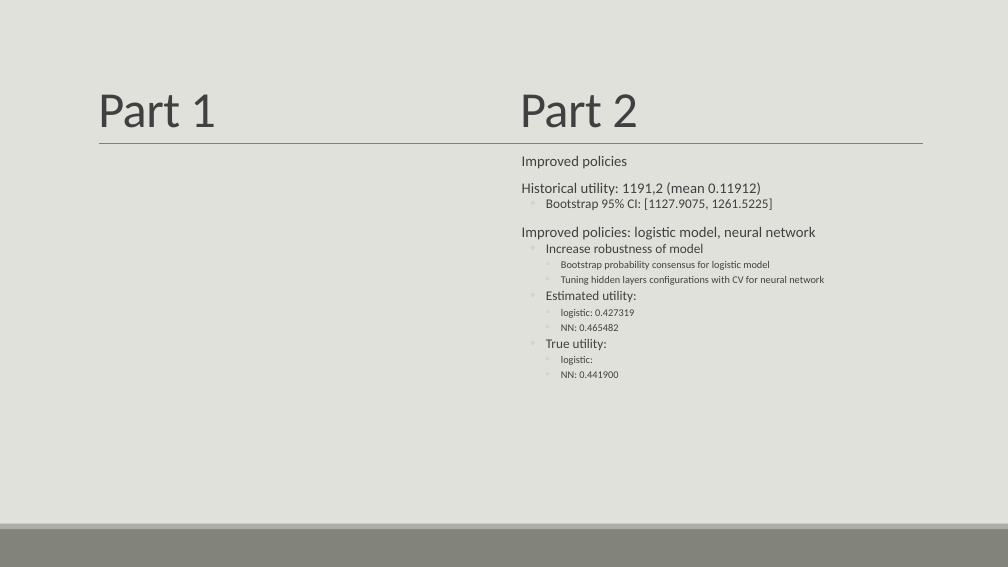
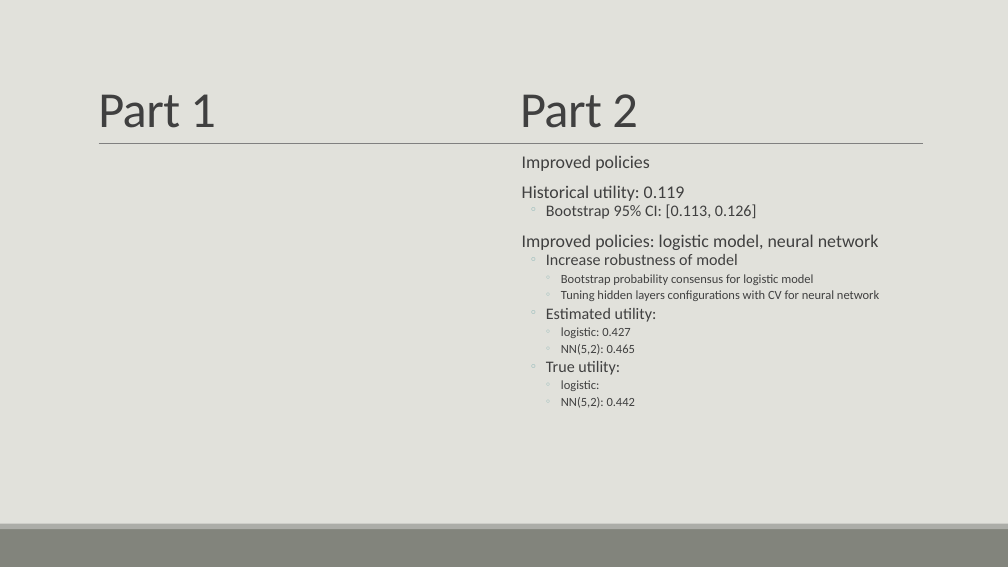
Before and after one commit to lholsen96/ml-society-science, a slide deck: slide 3 of src/project2/Part3/Medical project.pptx. Drawn at 1008x567 pixels with LibreOffice and Linux fonts; fonts in the diff are those of the drawing; grey boxes stand for pictures. Boxes give left, top, right and bottom in pixels: in the first picture for what was removed or moved away, otherwise in the second. Text is boxed around its words. In the diff, an @@ line names an element or a change of style, - is before the commit and + after.

```diff
--- a/src/project2/Part3/Medical project.pptx
+++ b/src/project2/Part3/Medical project.pptx
@@ text at (522, 155, 879, 391): size 14 to 17 pt in "Improved policies", "Improved policies: logistic model, neural network"; size 12.6 to 15.3 pt in "Increase robustness of model", "Estimated utility:", "True utility:"; size 9.8 to 11.9 pt in "Bootstrap probability consensus for logistic model", "Tuning hidden layers configurations with CV for ...", "logistic:" @@
@@ text at (522, 185, 757, 219): text changed; size 14 to 15.3 pt @@
-  Historical utility: 1191,2 (mean 0.11912)
-  ◦ Bootstrap 95% CI: [1127.9075, 1261.5225]
+  Historical utility: 0.119
+  ◦ Bootstrap 95% CI: [0.113, 0.126]
@@ text at (561, 327, 635, 355): text changed; size 9.8 to 11.9 pt @@
-    ◦ logistic: 0.427319
-    ◦ NN: 0.465482
+    ◦ logistic: 0.427
+    ◦ NN(5,2): 0.465
@@ text at (561, 397, 635, 408): text changed; size 9.8 to 11.9 pt @@
-    ◦ NN: 0.441900
+    ◦ NN(5,2): 0.442
```
Also in this commit, not shown: 1 other slide changed, 1 slide added.
